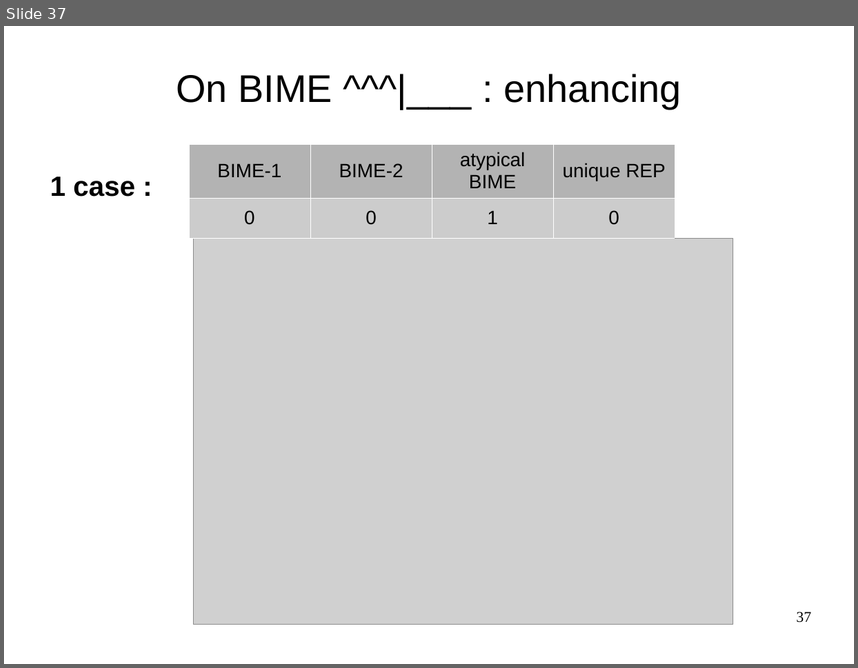
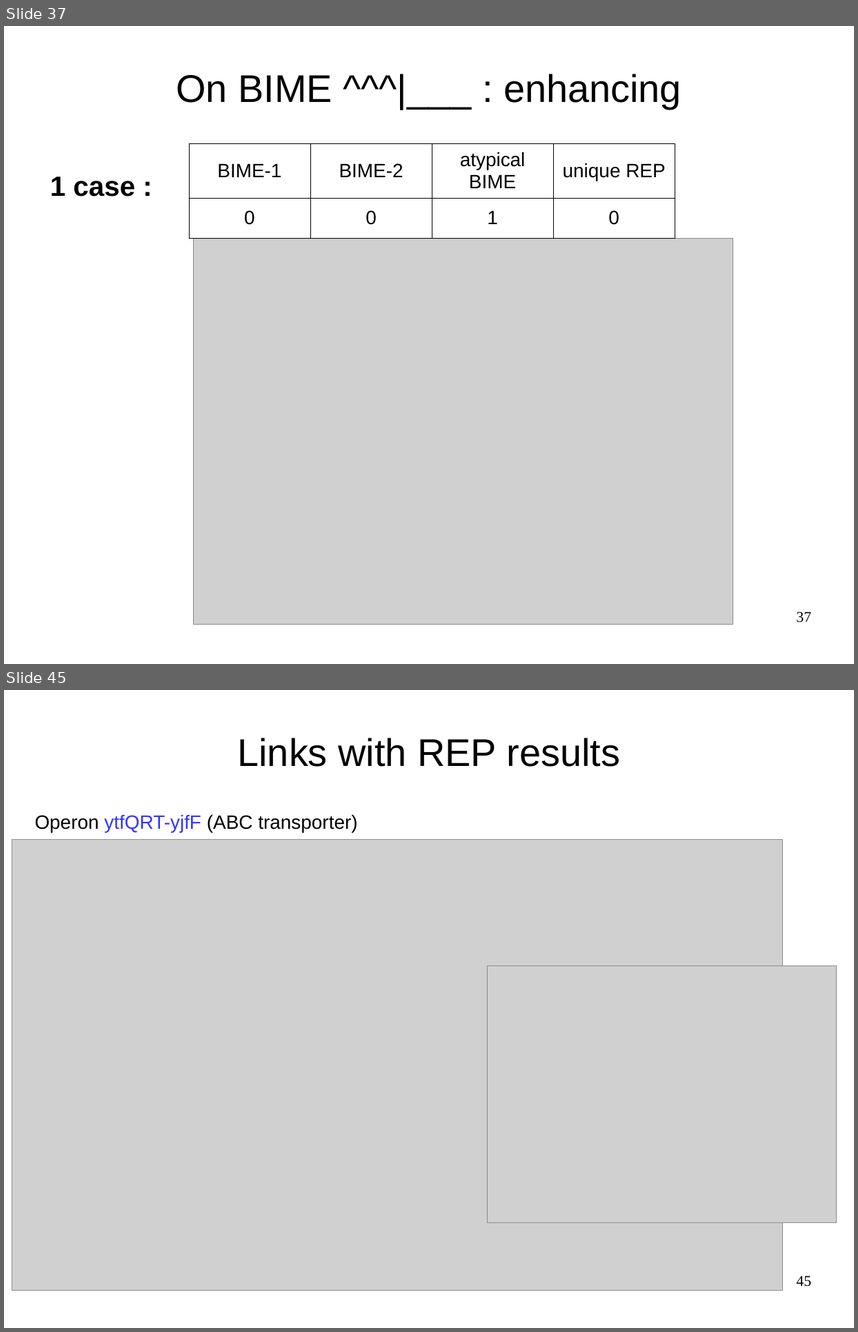
Before and after one commit to mesmeraf/stage_M2, a slide deck: presentation.odp. Shown one above the other, each under a label of ours: slide 37 before the commit, slides 37 and 45 after it; the slides between them are not shown. The pictures are 858x668 and 858x1332 pixels, drawn with LibreOffice and Linux fonts; fonts in the diff are those of the drawing; grey boxes stand for pictures; background and template pictures are left out. Boxes give left, top, right and bottom in pixels: in the first picture for what was removed or moved away, otherwise in the second. Text is boxed around its words. In the diff, an @@ line names an element or a change of style, - is before the commit and + after.

```diff
--- a/presentation.odp
+++ b/presentation.odp
@@ slide 45 added at box(4, 690, 854, 1328), background picture (left out) @@
@@ title added at box(238, 738, 619, 767), 36 pt, text #000000 @@
+Links with REP results
@@ text added at box(35, 814, 357, 832), 18 pt, text #000000 @@
+Operon ytfQRT-yjfF (ABC transporter)
@@ picture added at box(12, 840, 783, 1290) @@
@@ picture added at box(488, 965, 837, 1222) @@
@@ page number added at box(796, 1275, 811, 1286), 14 pt, text #000000 @@
+45
@@ slide 37 changed as well @@
@@ table at box(189, 144, 677, 235) @@
@@ fill #B3B3B3 to none in row 1 @@
@@ fill #CCCCCC to none in row 2 @@
@@ borders changed @@
```
Also in this commit, not shown: 9 other slides changed, 7 other slides added.
